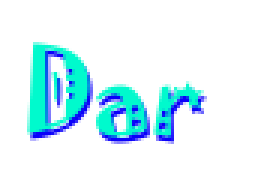
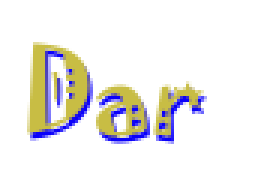
Before/after of a 276 x 177 layered artwork. What changed in the layer stack:
added layer "Dar hover" above "Dar" over [27, 42, 204, 138]
hid "Dar" over [27, 42, 204, 138]
